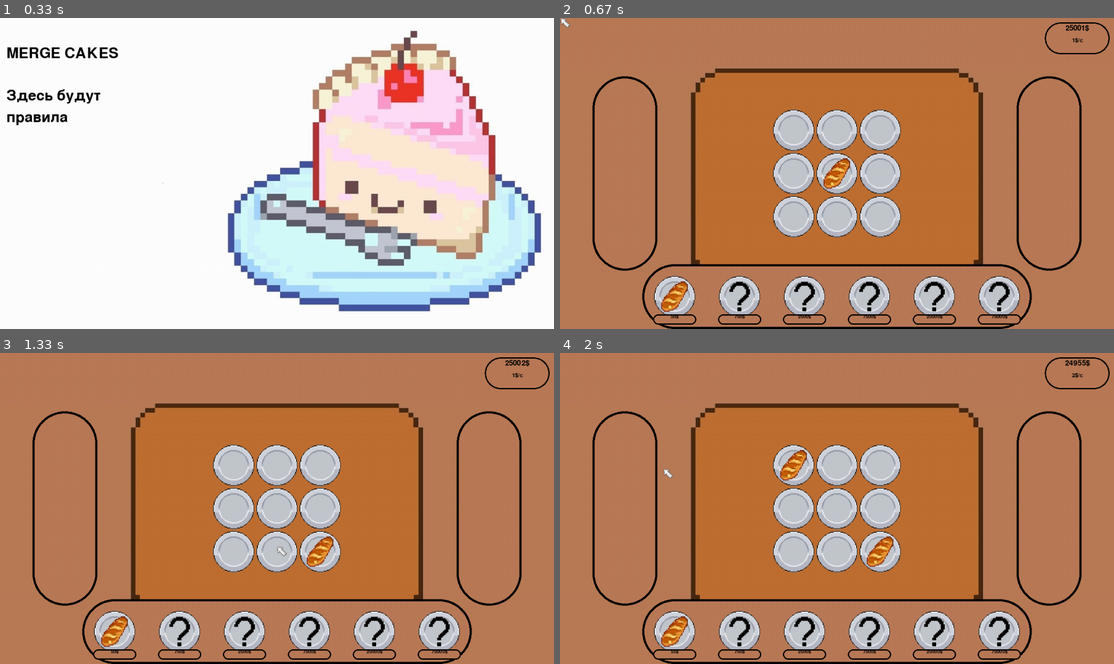
Above: before the commit, frames 1-4 (two rows, left to right).
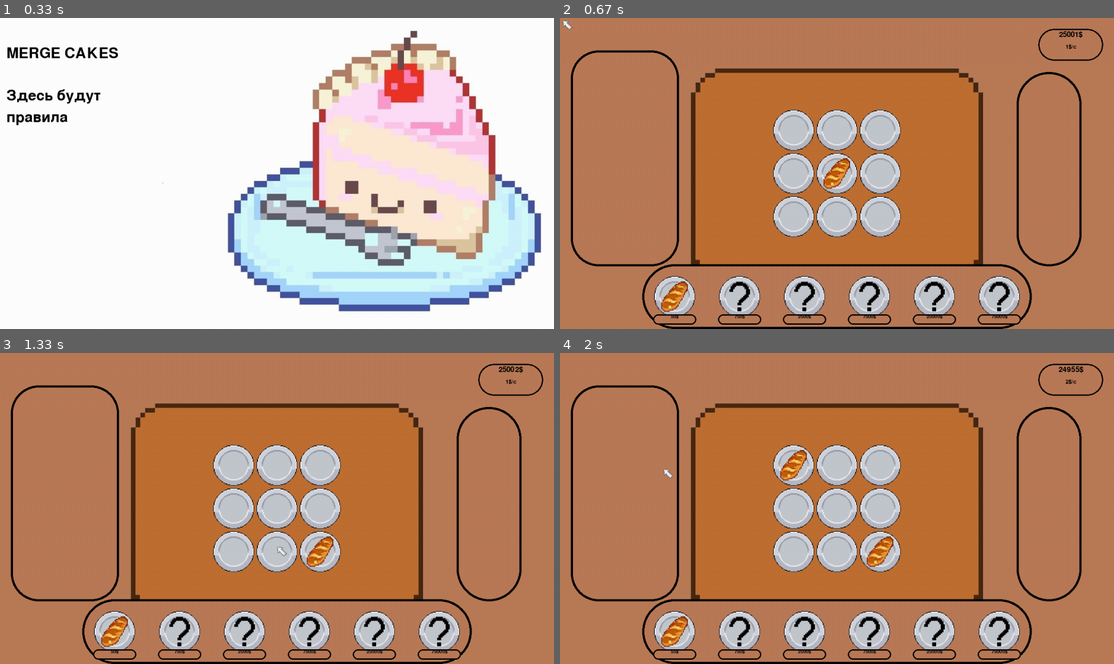
Above: after the commit, the same moments.

Repository: Krivnik/Pygame-Project
Game: pygame game, started from Main.py
The game is run twice, just before and just after one commit, with the same random seed, the same clock (stepped at 60 frames per second) and the same inputs.
Inputs (mouse positions are in pixels of both pictures, inside the frame that each line leads up to):
- Up to frame 1 (0.33 s): no input
- Up to frame 2 (0.67 s): click (837, 173) at 0.38 s
- Up to frame 3 (1.33 s): press the mouse at (277, 508) at 0.7 s; move the mouse to (376, 564) at 0.8 s; release the mouse at (481, 617) at 0.93 s; press the mouse at (376, 632) at 1.03 s; move the mouse to (326, 589) at 1.13 s; release the mouse at (277, 545) at 1.27 s
- Up to frame 4 (2 s): press the mouse at (997, 632) at 1.37 s; move the mouse to (897, 611) at 1.47 s; release the mouse at (792, 589) at 1.6 s; press the mouse at (676, 632) at 1.7 s; move the mouse to (670, 548) at 1.8 s; release the mouse at (665, 468) at 1.93 s

Frame 1 is identical in both runs. In frame 2, 2.7% of the frame differs, in the area x 0-100%, y 0-82%; in frame 3, 2.7%; in frame 4, 2.7%.

Commit message:
Some cosmetic changes

Diff:
--- a/Main.py
+++ b/Main.py
@@ -7,21 +7,21 @@
 
 
 def render_environment():
-    upgrades = Panel('V')
-    upgrades.rect.x = 75
-    upgrades.rect.y = 135
-
-    boosts = Panel('V')
+    cookies_info = Panel('Vl')
+    cookies_info.rect.x = 25
+    cookies_info.rect.y = 75
+
+    boosts = Panel('Vr')
     boosts.rect.x = 1055
-    boosts.rect.y = 135
+    boosts.rect.y = 125
 
     shop = Panel('H')
     shop.rect.x = 190
     shop.rect.y = 570
 
     b_panel = Panel('B')
-    b_panel.rect.x = 1120
-    b_panel.rect.y = 10
+    b_panel.rect.x = 1105
+    b_panel.rect.y = 25
 
     for i in range(6):
         price = Panel('P')
@@ -107,8 +107,11 @@
 class Panel(pygame.sprite.Sprite):
     def __init__(self, t):
         super().__init__()
-        if t == 'V':
-            self.image = load_image('vertical panel.png', -1)
+        if t == 'Vr':
+            self.image = load_image('vertical right panel.png', -1)
+            self.add(panels_group)
+        elif t == 'Vl':
+            self.image = load_image('vertical left panel.png', -1)
             self.add(panels_group)
         elif t == 'H':
             self.image = load_image('horizontal panel.png', -1)
@@ -127,6 +130,7 @@
         super().__init__(cur_group)
         self.image = load_image("arrow.png")
         self.rect = self.image.get_rect()
+        self.rect.x, self.rect.y = pygame.mouse.get_pos()
         self.visible = True
 
     def update(self, *args):
@@ -193,10 +197,6 @@
             b.board[self.y][self.x][0], b.board[start_y][start_x][0] = \
                 b.board[start_y][start_x][0], b.board[self.y][self.x][0]
 
-    def give_profit(self):
-        global balance
-        balance += self.income
-
 
 class ShopButton(pygame.sprite.Sprite):
     def __init__(self, lvl):
@@ -252,7 +252,7 @@
         self.velocity = [dx, dy]
         self.rect.x, self.rect.y = pos
 
-        self.gravity = 0.075
+        self.gravity = 0.09
 
     def update(self):
         self.velocity[1] += self.gravity
@@ -343,7 +343,7 @@
 
         balance_text = [f'{balance}$', f'{sum([c.income for c in cookies_group])}$/c']
         font_size = 30
-        text_coord = -15
+        text_coord = 0
         for line in balance_text:
             font_size -= 5  # Согласен, структура дебильная, но как сказал один великий лентяй:
             text_coord += 30  # "Итак сойдет"
@@ -351,7 +351,7 @@
             string_rendered = font.render(line, True, 'black')
             intro_rect = string_rendered.get_rect()
             intro_rect.y = text_coord
-            intro_rect.x = 1120 + (75 - intro_rect.width / 2)
+            intro_rect.x = 1105 + (75 - intro_rect.width / 2)
             screen.blit(string_rendered, intro_rect)
 
         cookies_group.draw(screen)
@@ -362,8 +362,7 @@
         if counter % 60 == 0:  # Я не понимаю, почему так происходит,
             # но если поставить 120, то прибыль будет приходить раз в 2 секунды
             # (Возможно на мониторе со 120 Гц картина будет другая)
-            for cookie in cookies_group:
-                cookie.give_profit()
+            balance += sum([c.income for c in cookies_group])
         counter += 1
         pygame.time.Clock().tick(120)
     pygame.quit()
Binary file added: data/vertical left panel.png
Renamed: data/vertical panel.png -> data/vertical right panel.png
